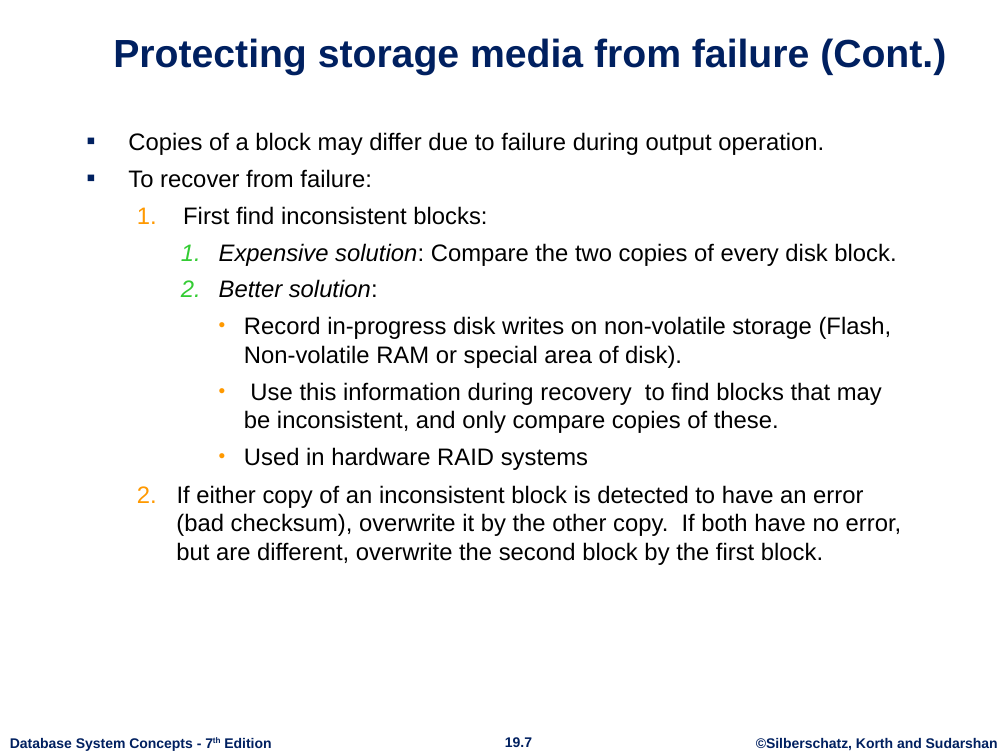
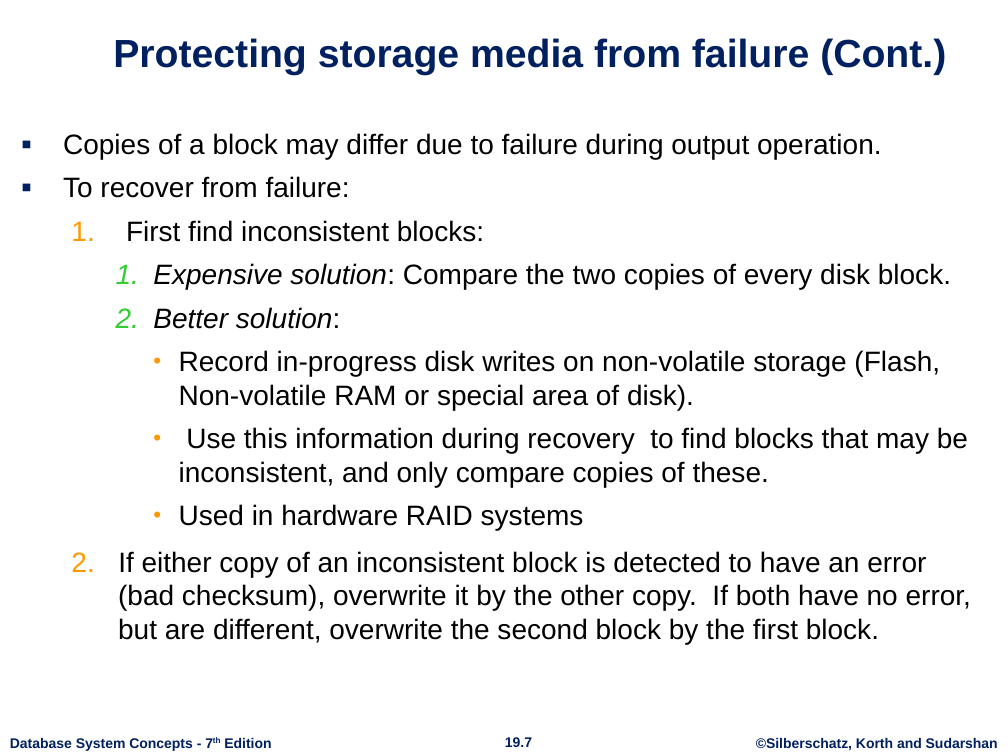
Before and after one commit to ataghinezhad/ataghinezhad.github.io, a slide deck: slide 7 of courses/downloads/temp/AdvanceDB Lec4. ch19.pptx. Drawn at 1008x756 pixels with LibreOffice and Linux fonts; fonts in the diff are those of the drawing; background and template pictures are left out. Boxes give left, top, right and bottom in pixels: in the first picture for what was removed or moved away, otherwise in the second. Text is boxed around its words. In the diff, an @@ line names an element or a change of style, - is before the commit and + after.

```diff
--- a/courses/downloads/temp/AdvanceDB Lec4. ch19.pptx
+++ b/courses/downloads/temp/AdvanceDB Lec4. ch19.pptx
@@ text "Copies of a block may ...": place and size @@
-text "Copies of a block may ..." at [128, 132, 902, 565]
+text "Copies of a block may ..." at [63, 133, 971, 644]
@@ text "Copies of a block may ..." at [63, 133, 971, 644]: size 17 to 20 pt; more space between paragraphs @@
```
Also in this commit, not shown: 8 other slides changed, 4 other files.
